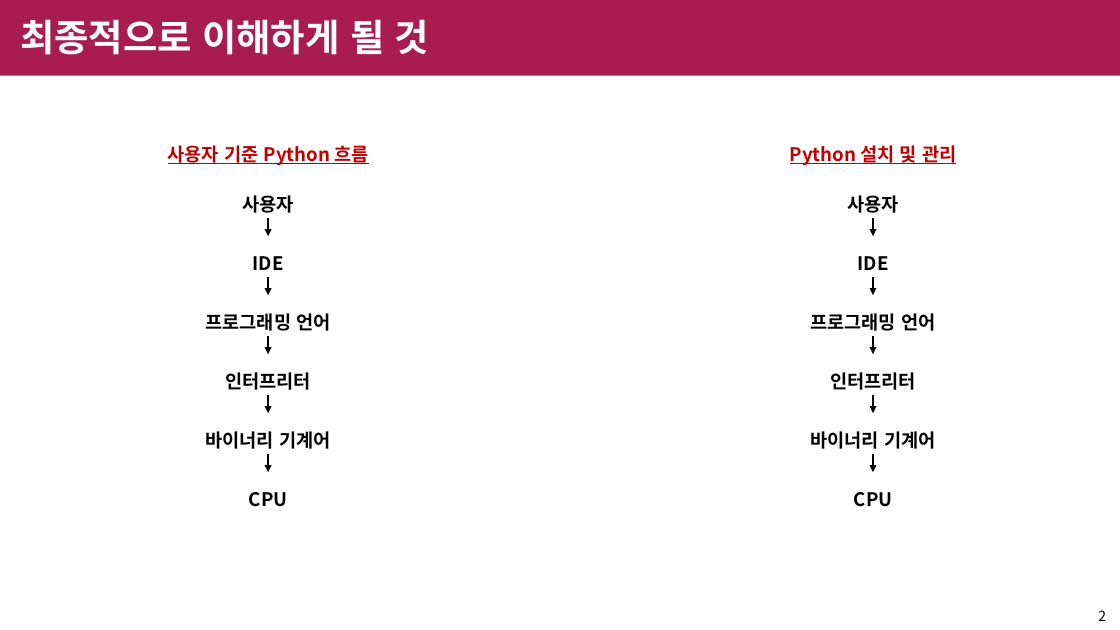
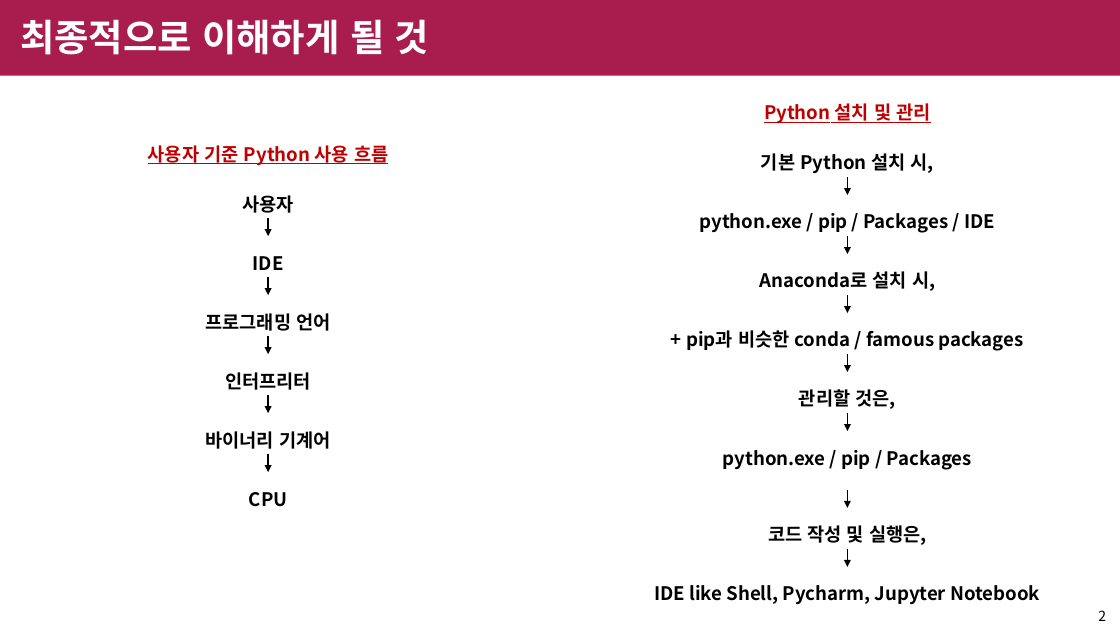
Before and after one commit to shinychan95/R_to_Python, a slide deck: slide 2 of R/python 설치 정리.pptx. Drawn at 1120x630 pixels with LibreOffice and Linux fonts; fonts in the diff are those of the drawing; background and template pictures are left out. Boxes give left, top, right and bottom in pixels: in the first picture for what was removed or moved away, otherwise in the second. Text is boxed around its words. In the diff, an @@ line names an element or a change of style, - is before the commit and + after.

Commit message:
python research final

```diff
--- a/R/python 설치 정리.pptx
+++ b/R/python 설치 정리.pptx
@@ text at box(148, 145, 388, 165): text changed @@
-사용자 기준 Python 흐름
+사용자 기준 Python 사용 흐름
@@ text at box(761, 153, 934, 173): text changed @@
-사용자
+기본 Python 설치 시,
@@ text at box(700, 213, 995, 233): text changed @@
-IDE
+python.exe / pip / Packages / IDE
@@ text at box(760, 271, 935, 291): text changed @@
-프로그래밍 언어
+Anaconda로 설치 시,
@@ 5 arrows, 1 text: place and size @@
-5 arrows, 1 text at box(790, 145, 956, 472)
+5 arrows, 1 text at box(764, 103, 931, 431)
@@ text at box(686, 330, 1023, 351): text changed @@
-인터프리터
++ pip과 비슷한 conda / famous packages
@@ text at box(799, 389, 896, 409): text changed @@
-바이너리 기계어
+관리할 것은,
@@ text at box(723, 450, 972, 470): text changed @@
-CPU
+python.exe / pip / Packages
@@ arrow added from (848, 490) to (848, 508), #000000 1.5 pt @@
@@ text added at box(768, 525, 927, 545), 16 pt, text #000000, bold @@
+코드 작성 및 실행은,
@@ arrow added from (848, 549) to (848, 567), #000000 1.5 pt @@
@@ text added at box(654, 585, 1040, 604), 16 pt, text #000000, bold @@
+IDE like Shell, Pycharm, Jupyter Notebook
```
Also in this commit, not shown: 6 other slides changed, 11 slides added, 6 slides removed.
